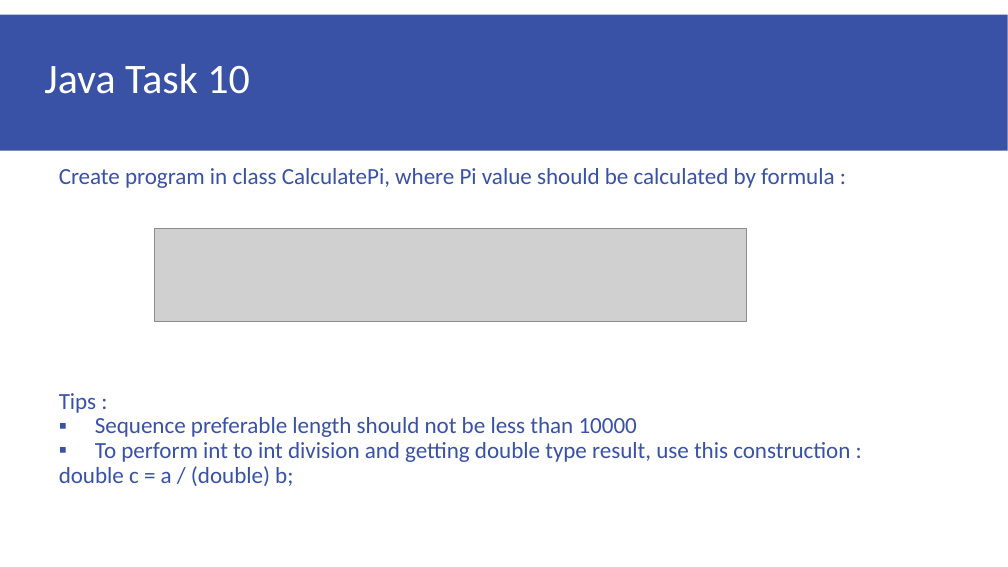
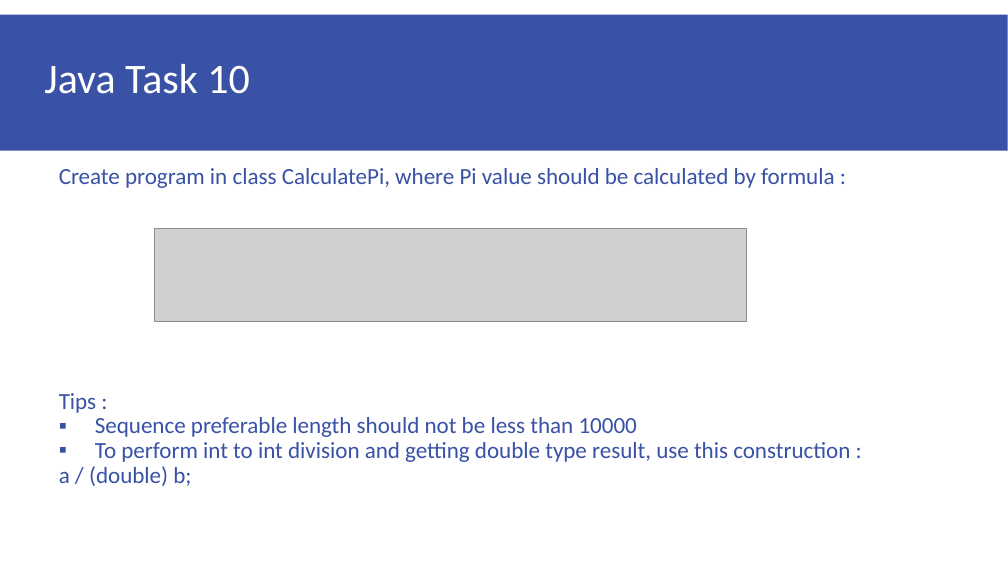
Before and after one commit to rcsyg/rcs-preboot, a slide deck: slide 7 of Java Homework 02 (eng).pptx. Drawn at 1008x567 pixels with LibreOffice and Linux fonts; fonts in the diff are those of the drawing; grey boxes stand for pictures. Boxes give left, top, right and bottom in pixels: in the first picture for what was removed or moved away, otherwise in the second. Text is boxed around its words. In the diff, an @@ line names an element or a change of style, - is before the commit and + after.

```diff
--- a/Java Homework 02 (eng).pptx
+++ b/Java Homework 02 (eng).pptx
@@ text at <box>59,466,191,486</box>: text changed @@
-double c = a / (double) b;
+a / (double) b;
```
Also in this commit, not shown: 3 other slides changed, 1 slide added.
